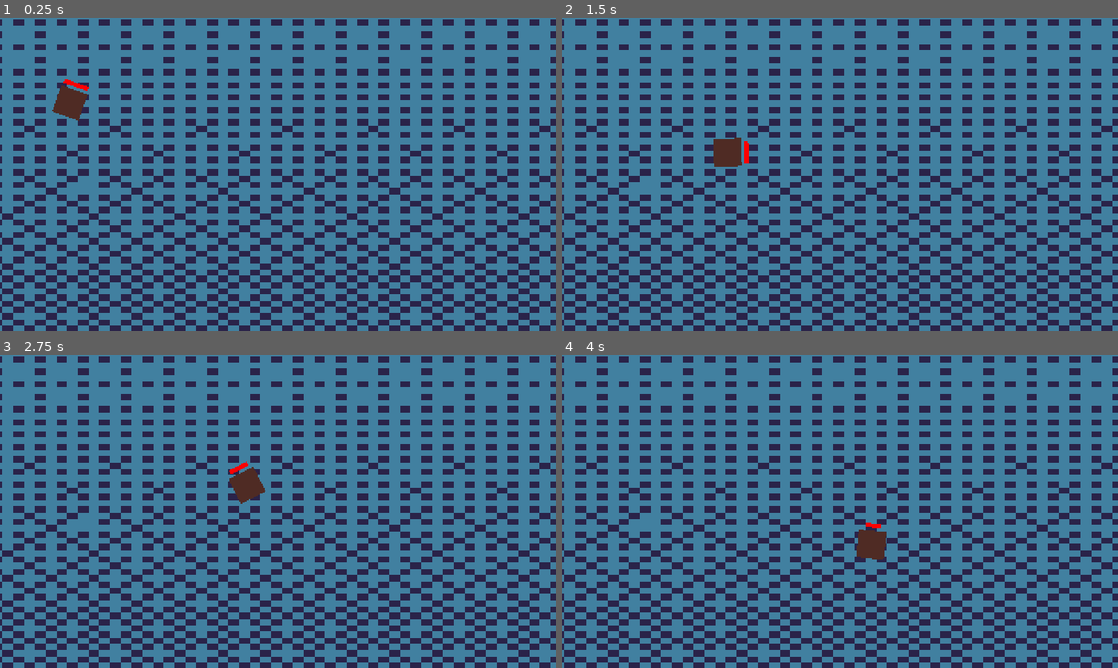
Above: before the commit, frames 1-4 (two rows, left to right).
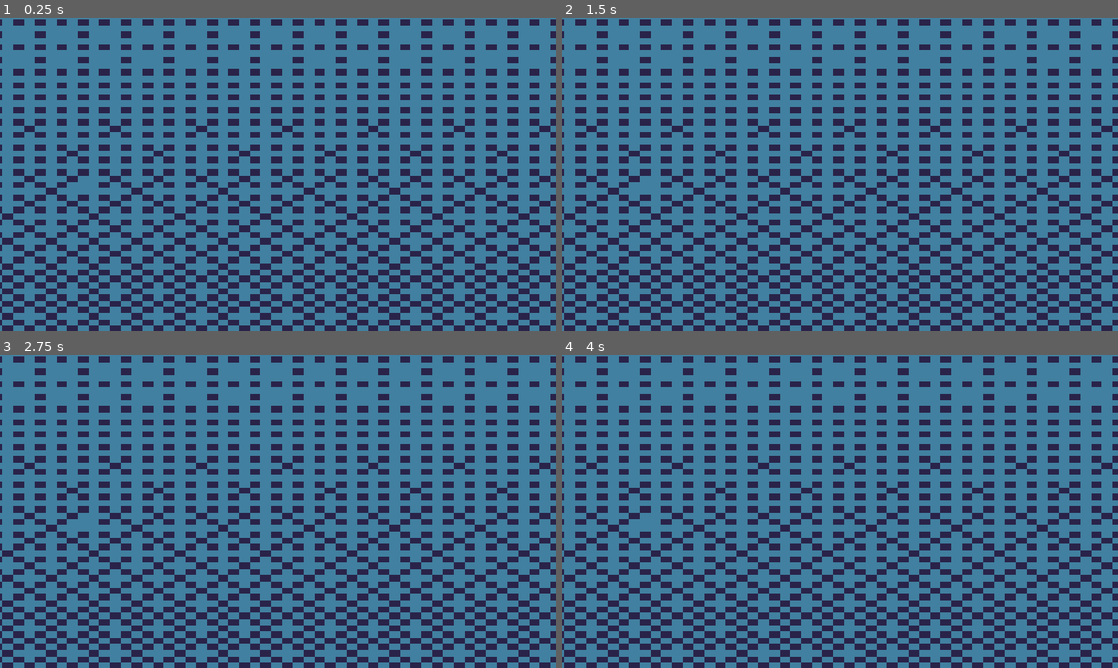
Above: after the commit, the same moments.

Repository: Joey451-OG/5499-Project-1
Game: Godot game, scene res://Scenes/main.tscn
Same seed, same stepped clock (60 frames per second), same inputs: the game is played once before the commit and once after it.
Inputs (mouse positions are in pixels of both pictures, inside the frame that each line leads up to):
- Up to frame 1 (0.25 s): no input
- Up to frame 2 (1.5 s): move the mouse to (962, 158) at 0.52 s; hold Space (swim) 0.53-1.28 s; move the mouse to (728, 190) at 1.27 s; tap Space (swim) at 1.35 s
- Up to frame 3 (2.75 s): move the mouse to (333, 442) at 2.02 s; hold Space (swim) from 2.03 s (still down)
- Up to frame 4 (4 s): move the mouse to (812, 574) at 2.77 s; release Space (swim) at 2.78 s; tap Space (swim) at 2.85 s; move the mouse to (1006, 558) at 3.52 s; hold Space (swim) from 3.53 s (still down)

The runs differ from the first frame. In frame 1, 0.5% of the frame differs, in the area x 9-16%, y 19-33%; in frame 2, 0.5%; in frame 3, 0.5%; in frame 4, 0.5%.

Commit message:
Started work on Areas

Diff:
--- a/Scenes/Player.tscn
+++ b/Scenes/Player.tscn
@@ -7,6 +7,7 @@
 size = Vector2(329.99915, 329.99915)
 
 [node name="Player" type="CharacterBody2D" unique_id=934692645]
+collision_mask = 3
 script = ExtResource("1_kyqiw")
 
 [node name="Sprite2D" type="Sprite2D" parent="." unique_id=1371421923]
--- a/Scenes/main.tscn
+++ b/Scenes/main.tscn
@@ -3,8 +3,13 @@
 [ext_resource type="Texture2D" uid="uid://dexlpc5fdvfff" path="res://Assets/DEV/DEV_background.png" id="1_bo1nx"]
 [ext_resource type="PackedScene" uid="uid://vmtniiwn1oht" path="res://Scenes/Player.tscn" id="1_jjgbg"]
 
-[sub_resource type="RectangleShape2D" id="RectangleShape2D_bo1nx"]
-size = Vector2(1312, 17)
+[sub_resource type="WorldBoundaryShape2D" id="WorldBoundaryShape2D_kyqiw"]
+
+[sub_resource type="RectangleShape2D" id="RectangleShape2D_sj43t"]
+size = Vector2(651, 812)
+
+[sub_resource type="RectangleShape2D" id="RectangleShape2D_i58cg"]
+size = Vector2(635, 789)
 
 [node name="Node2D" type="Node2D" unique_id=1050794869]
 
@@ -14,11 +19,11 @@
 scale = Vector2(24.74219, 14.390625)
 texture = ExtResource("1_bo1nx")
 
-[node name="StaticBody2D" type="StaticBody2D" parent="." unique_id=1980212857]
+[node name="World Border" type="StaticBody2D" parent="." unique_id=1980212857]
 
-[node name="CollisionShape2D" type="CollisionShape2D" parent="StaticBody2D" unique_id=72585754]
+[node name="CollisionShape2D" type="CollisionShape2D" parent="World Border" unique_id=72585754]
 position = Vector2(646, -1.5)
-shape = SubResource("RectangleShape2D_bo1nx")
+shape = SubResource("WorldBoundaryShape2D_kyqiw")
 debug_color = Color(0.9999998, 0.0024176077, 0.09460204, 0.41960785)
 
 [node name="Player" parent="." unique_id=934692645 instance=ExtResource("1_jjgbg")]
@@ -27,3 +32,17 @@
 [node name="Camera2D" type="Camera2D" parent="." unique_id=179472342]
 editor_description = "0,0 offset (640, 360) @ scale = 1"
 position = Vector2(640, 360)
+
+[node name="Air" type="Area2D" parent="." unique_id=957781194]
+
+[node name="CollisionShape2D" type="CollisionShape2D" parent="Air" unique_id=1285172597]
+position = Vector2(315.5, 396)
+shape = SubResource("RectangleShape2D_sj43t")
+debug_color = Color(1, 1, 1, 0.41960785)
+
+[node name="Water" type="Area2D" parent="." unique_id=1136233369]
+
+[node name="CollisionShape2D" type="CollisionShape2D" parent="Water" unique_id=321074166]
+position = Vector2(969.5, 384.5)
+shape = SubResource("RectangleShape2D_i58cg")
+debug_color = Color(2.4065375e-06, 0.64241654, 0.32336965, 0.41960785)
